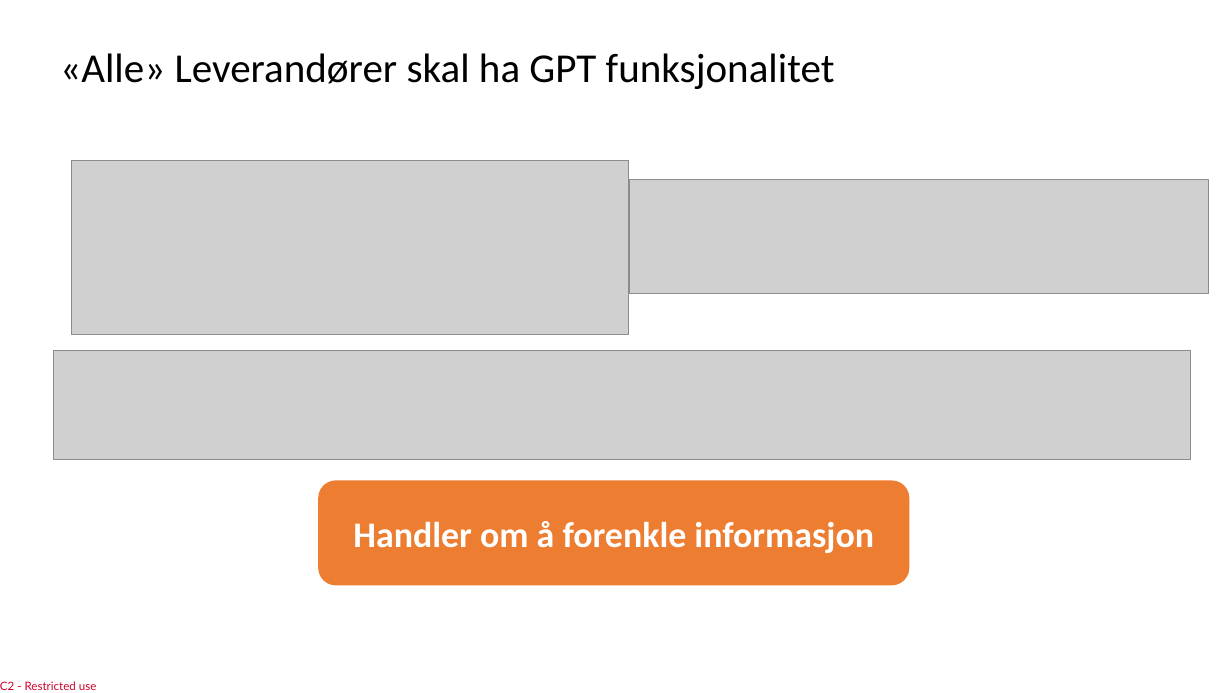
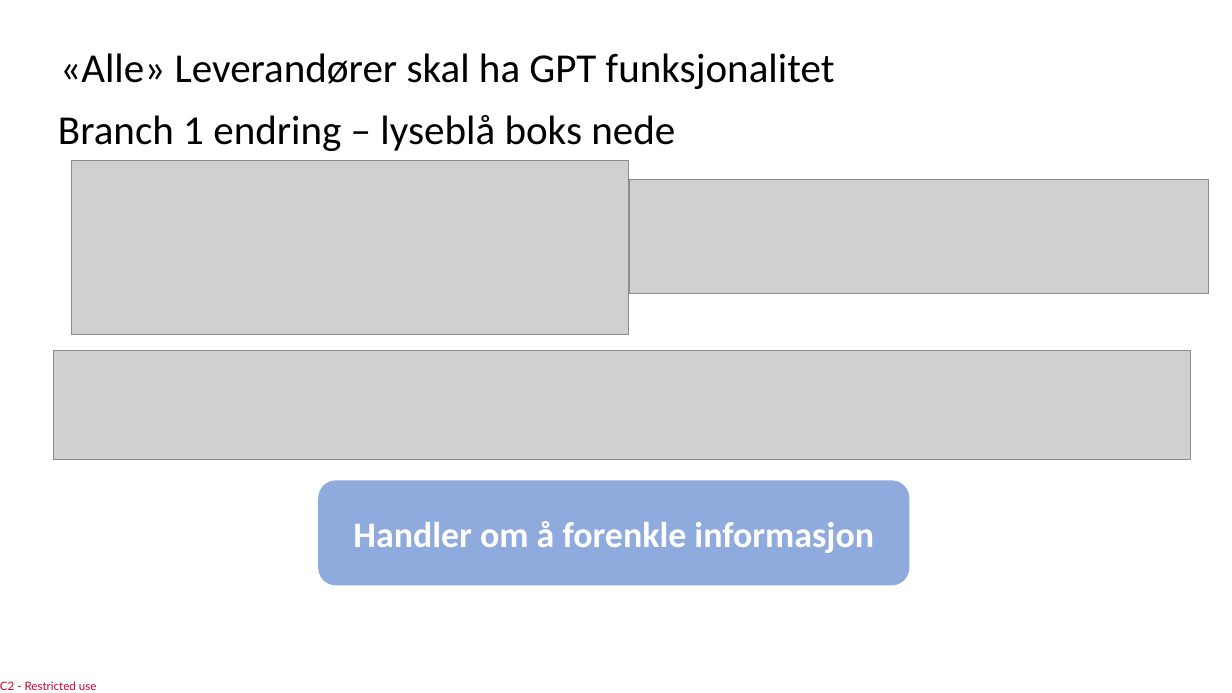
Before and after one commit to LoneBekkeheien/Product-catalogue-test, a slide deck: slide 6 of Test1.pptx (slide 5 before the commit). Drawn at 1232x693 pixels with LibreOffice and Linux fonts; fonts in the diff are those of the drawing; grey boxes stand for pictures. Boxes give left, top, right and bottom in pixels: in the first picture for what was removed or moved away, otherwise in the second. Text is boxed around its words. In the diff, an @@ line names an element or a change of style, - is before the commit and + after.

Commit message:
endra på den nye branchen

```diff
--- a/Test1.pptx
+++ b/Test1.pptx
@@ text added at (58, 115, 675, 151), 32 pt, text #000000 @@
+Branch 1 endring – lyseblå boks nede
@@ rounded rectangle "Handler om å forenkle informasjon" at (318, 481, 909, 586): fill #ED7D31 to #8FAADC @@
```
Also in this commit, not shown: 1 slide added.
